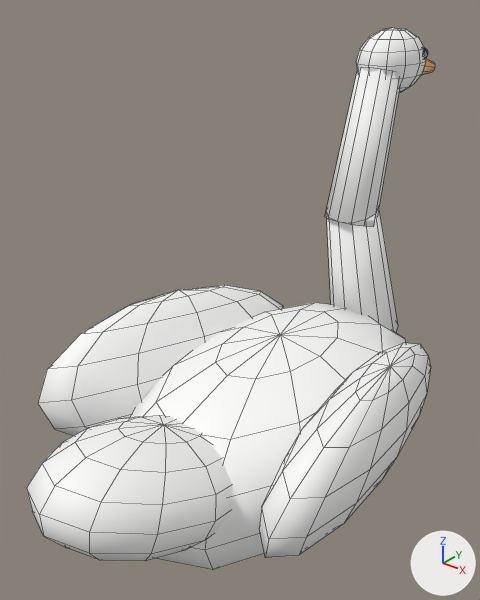
The FBX model Assets/GRIDROAM/Resources/OurWorldLife/OW_LakeSwan.fbx, before and after one commit.
The view is the same before and after, from a 50 mm camera at (0.647, -0.933, 0.993) aimed at (-0.067, -0.042, 0.44). The lights are fixed; the arrows at lower right show +X, +Y and +Z. The first picture is the older version. Mesh edges are drawn as thin lines.

Script lines for the objects in view, before the commit:
```python
me_ow_lakeswan_meshobj_mesh = bpy.data.meshes.new('OW_LakeSwan_MeshObj_Mesh')
me_ow_lakeswan_meshobj_mesh.from_pydata(...)  # 760 vertices, 810 faces; spans x -0.302..0.302, y -0.564..0.556, z -0.01..0.904
# faces by material slot: [508, 96, 14, 192]
me_ow_lakeswan_meshobj_mesh.materials.append(mat_swanplumage)  # white #fcfcfa
me_ow_lakeswan_meshobj_mesh.materials.append(mat_swanblackmask)  # dark grey #505055
me_ow_lakeswan_meshobj_mesh.materials.append(mat_swanorangebeak)  # orange #f8b559
me_ow_lakeswan_meshobj_mesh.materials.append(mat_animalpupil)  # dark grey #38383f
ob_ow_lakeswan_meshobj = bpy.data.objects.new('OW_LakeSwan_MeshObj', me_ow_lakeswan_meshobj_mesh)
ob_ow_lakeswan_meshobj.location = (0.0, 0.0, 0.0)
```
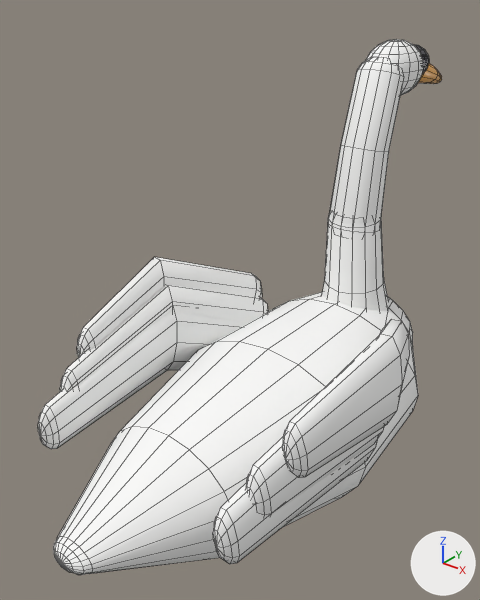
Pixel boxes (x1, y1, x2, y2) of what changed, in the pictures (480 x 600 px):
'OW_LakeSwan_MeshObj', reshaped
    before: (27, 27, 435, 570)
    after: (38, 39, 442, 575)
part 1 of me_ow_lakeswan_meshobj_mesh, added
    after: (365, 39, 423, 95)
part 2 of me_ow_lakeswan_meshobj_mesh, added (mostly hidden)
    after: (414, 44, 429, 76)
part 3 of me_ow_lakeswan_meshobj_mesh, added
    after: (421, 55, 429, 67)
part 4 of me_ow_lakeswan_meshobj_mesh, rebuilt
    before: (130, 303, 406, 570)
    after: (53, 292, 418, 575)
part 5 of me_ow_lakeswan_meshobj_mesh, rebuilt
    before: (259, 343, 431, 558)
    after: (213, 439, 378, 564)
part 6 of me_ow_lakeswan_meshobj_mesh, rebuilt
    before: (38, 285, 284, 436)
    after: (38, 309, 248, 449)
part 7 of me_ow_lakeswan_meshobj_mesh, rebuilt (11% taller)
    before: (325, 69, 400, 227)
    after: (328, 57, 404, 233)
part 8 of me_ow_lakeswan_meshobj_mesh, rebuilt
    before: (422, 58, 435, 75)
    after: (418, 63, 442, 84)
part 9 of me_ow_lakeswan_meshobj_mesh, rebuilt
    before: (327, 208, 398, 332)
    after: (322, 213, 388, 311)
part 10 of me_ow_lakeswan_meshobj_mesh, added
    after: (60, 285, 268, 392)
part 11 of me_ow_lakeswan_meshobj_mesh, added
    after: (77, 257, 262, 358)
part 12 of me_ow_lakeswan_meshobj_mesh, added
    after: (246, 427, 384, 516)
part 13 of me_ow_lakeswan_meshobj_mesh, added
    after: (282, 319, 409, 478)
part 14 of me_ow_lakeswan_meshobj_mesh, deleted
    before: (27, 415, 232, 561)
part 15 of me_ow_lakeswan_meshobj_mesh, deleted
    before: (356, 27, 426, 93)

The change, as a diff of the scene's bpy script:
```diff
--- a/Assets/GRIDROAM/Resources/OurWorldLife/OW_LakeSwan.fbx.py
+++ b/Assets/GRIDROAM/Resources/OurWorldLife/OW_LakeSwan.fbx.py
@@ me_ow_lakeswan_meshobj_mesh @@
-me_ow_lakeswan_meshobj_mesh.from_pydata(...)  # 760 vertices, 810 faces; spans x -0.302..0.302, y -0.564..0.556, z -0.01..0.904
+me_ow_lakeswan_meshobj_mesh.from_pydata(...)  # 1276 vertices, 1416 faces; spans x -0.29..0.29, y -0.544..0.595, z 0.025..0.881
+# me_ow_lakeswan_meshobj_mesh part 1: a new loose piece, a UV sphere (16 segments, 10 rings, poles along z) spanning x -0.054..0.054, y 0.293..0.457, z 0.769..0.881, in mat_swanplumage (white #fcfcfa)
+# me_ow_lakeswan_meshobj_mesh part 2: a new loose piece, a UV sphere (12 segments, 8 rings, poles along z) spanning x -0.042..0.042, y 0.409..0.481, z 0.796..0.868, in mat_swanblackmask (dark grey #505055)
+# me_ow_lakeswan_meshobj_mesh part 3: a new loose piece, a UV sphere (10 segments, 8 rings, poles along z) spanning x 0.033..0.055, y 0.402..0.428, z 0.828..0.852, in mat_animalpupil (dark grey #38383f)
+# me_ow_lakeswan_meshobj_mesh part 4: the loose piece of 86 vertices spanning x -0.24..0.24, y -0.42..0.42, z -0.01..0.37 is rebuilt with 182 vertices and now spans x -0.225..0.225, y -0.544..0.428, z 0.025..0.359
+# me_ow_lakeswan_meshobj_mesh part 5: the loose piece of 86 vertices spanning x 0.118..0.302, y -0.384..0.284, z 0.108..0.412 is rebuilt with 72 vertices and now spans x 0.119..0.26, y -0.425..0.158, z 0.188..0.398
+# me_ow_lakeswan_meshobj_mesh part 6: the loose piece of 86 vertices spanning x -0.302..-0.118, y -0.384..0.284, z 0.108..0.412 is rebuilt with 72 vertices and now spans x -0.26..-0.119, y -0.425..0.158, z 0.188..0.398
+# me_ow_lakeswan_meshobj_mesh part 7: the loose piece of 24 vertices spanning x -0.054..0.054, y 0.191..0.359, z 0.521..0.836 is rebuilt with 100 vertices and now spans x -0.055..0.055, y 0.206..0.364, z 0.481..0.853
+# me_ow_lakeswan_meshobj_mesh part 8: the loose piece of 24 vertices spanning x -0.028..0.028, y 0.442..0.556, z 0.8..0.855 is rebuilt with 86 vertices and now spans x -0.034..0.034, y 0.433..0.595, z 0.774..0.845
+# me_ow_lakeswan_meshobj_mesh part 9: the loose piece of 24 vertices spanning x -0.078..0.078, y 0.196..0.427, z 0.214..0.578 is rebuilt with 100 vertices and now spans x -0.093..0.093, y 0.206..0.394, z 0.172..0.579
+# me_ow_lakeswan_meshobj_mesh part 10: a new loose piece of 72 vertices spanning x -0.27..-0.129, y -0.365..0.158, z 0.228..0.438, in mat_swanplumage (white #fcfcfa)
+# me_ow_lakeswan_meshobj_mesh part 11: a new loose piece of 72 vertices spanning x -0.29..-0.149, y -0.305..0.158, z 0.278..0.488, in mat_swanplumage (white #fcfcfa)
+# me_ow_lakeswan_meshobj_mesh part 12: a new loose piece of 72 vertices spanning x 0.129..0.27, y -0.365..0.158, z 0.228..0.438, in mat_swanplumage (white #fcfcfa)
+# me_ow_lakeswan_meshobj_mesh part 13: a new loose piece of 72 vertices spanning x 0.149..0.29, y -0.305..0.158, z 0.278..0.488, in mat_swanplumage (white #fcfcfa)
+# me_ow_lakeswan_meshobj_mesh part 14: the loose piece of 86 vertices spanning x -0.14..0.14, y -0.564..-0.156, z 0.126..0.374 is deleted
+# me_ow_lakeswan_meshobj_mesh part 15: 172 vertices removed from x -0.062..0.062, y 0.268..0.466, z 0.776..0.904
+# other edits to the shape of me_ow_lakeswan_meshobj_mesh do not show in these pictures
 me_ow_lakeswan_meshobj_mesh.materials.append(mat_swanplumage)
```
